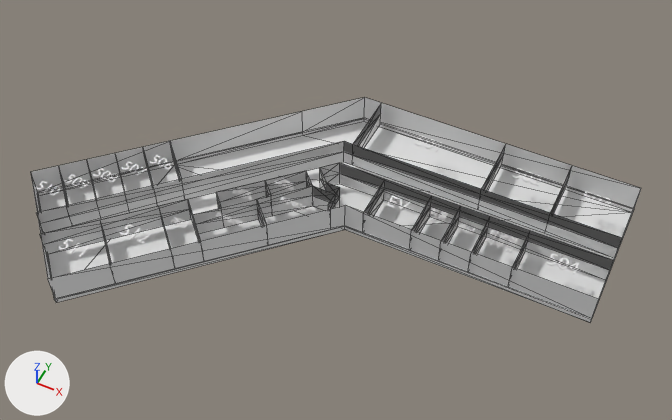
A saved change to the glTF model app/assets/3d/5floor.glb.
The view is the same before and after, from a 50 mm lens placed at (262.0, -543.0, 698.0), pointed at (-8.0, -3.0, 23.0). Every picture has the same lights, and +X, +Y and +Z are marked at lower left. Mesh edges are drawn as thin lines on the coarser meshes. Vertices at the same position are counted once.

The older version as bpy lines, for what is in view:
```python
me_floorandwalls_4f_mesh_018 = bpy.data.meshes.new('FloorAndWalls_4F_Mesh.018')
me_floorandwalls_4f_mesh_018.from_pydata(...)  # 32 vertices, 54 faces; spans x -300.0..250.0, y -200.0..151.0, z -5.0..30.0
me_floorandwalls_4f_mesh_018.materials.append(mat_building_gray_002)  # white #e7e7e7
me_innerwalls_4f_mesh_002 = bpy.data.meshes.new('InnerWalls_4F_Mesh.002')
me_innerwalls_4f_mesh_002.from_pydata(...)  # 159 vertices, 219 faces; spans x -280.0..250.0, y -160.0..150.0, z 0.0..30.0
me_innerwalls_4f_mesh_002.materials.append(mat_building_gray_002)  # white #e7e7e7
ob_floorandwalls_4f = bpy.data.objects.new('FloorAndWalls_4F', me_floorandwalls_4f_mesh_018)
ob_floorandwalls_4f.location = (0.0, 0.0, 0.0)
ob_innerwalls_4f = bpy.data.objects.new('InnerWalls_4F', me_innerwalls_4f_mesh_002)
ob_innerwalls_4f.location = (0.0, 0.0, 0.0)
```
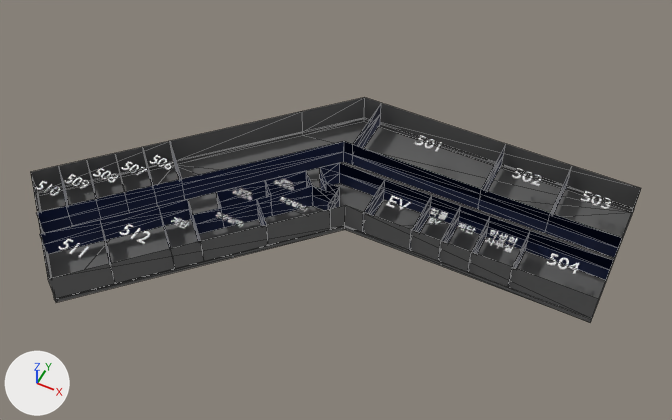
Patch to the scene script:
```diff
--- a/app/assets/3d/5floor.glb.py
+++ b/app/assets/3d/5floor.glb.py
@@ mat_mat_inner @@
+mat_mat_inner = principled_material('Mat_Inner')
+mat_mat_inner.base_color = (0.01, 0.02, 0.08)  # dark blue #192750
@@ mat_mat_outer @@
+mat_mat_outer = principled_material('Mat_Outer')
+mat_mat_outer.base_color = (0.12, 0.12, 0.12)  # dark grey #616161
@@ me_floorandwalls_4f_mesh_018 @@
 me_floorandwalls_4f_mesh_018.from_pydata(...)  # 32 vertices, 54 faces; spans x -300.0..250.0, y -200.0..151.0, z -5.0..30.0
-me_floorandwalls_4f_mesh_018.materials.append(mat_building_gray_002)  # white #e7e7e7
+me_floorandwalls_4f_mesh_018.materials.append(mat_mat_outer)  # dark grey #616161
@@ me_innerwalls_4f_mesh_002 @@
 me_innerwalls_4f_mesh_002.from_pydata(...)  # 159 vertices, 219 faces; spans x -280.0..250.0, y -160.0..150.0, z 0.0..30.0
 # used by ob_innerwalls_4f; location = (0.0, 0.0, 0.0)
+# me_innerwalls_4f_mesh_002 part 1: 219 faces spanning x -280.0..250.0, y -160.0..150.0, z 0.0..30.0 switch from mat_building_gray_002 (white #e7e7e7) to mat_mat_inner (dark blue #192750)
```

Boxes [x1, y1, x2, y2] around the edits, measured in the pictures (672 x 420 px):
'FloorAndWalls_4F', recoloured: [31, 97, 641, 322] in both
part 1 of me_innerwalls_4f_mesh_002, recoloured: [37, 105, 622, 286] in both
